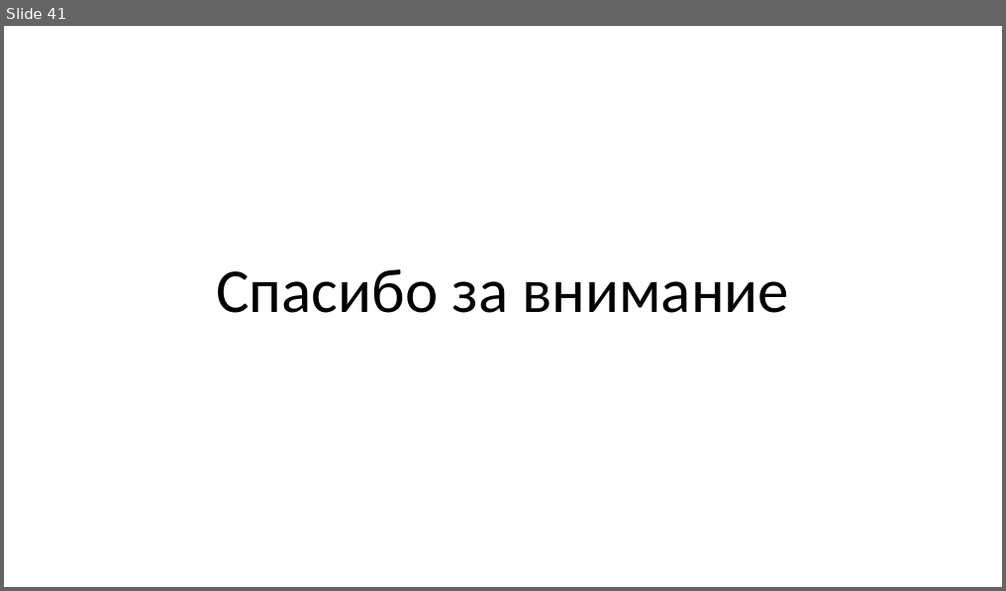
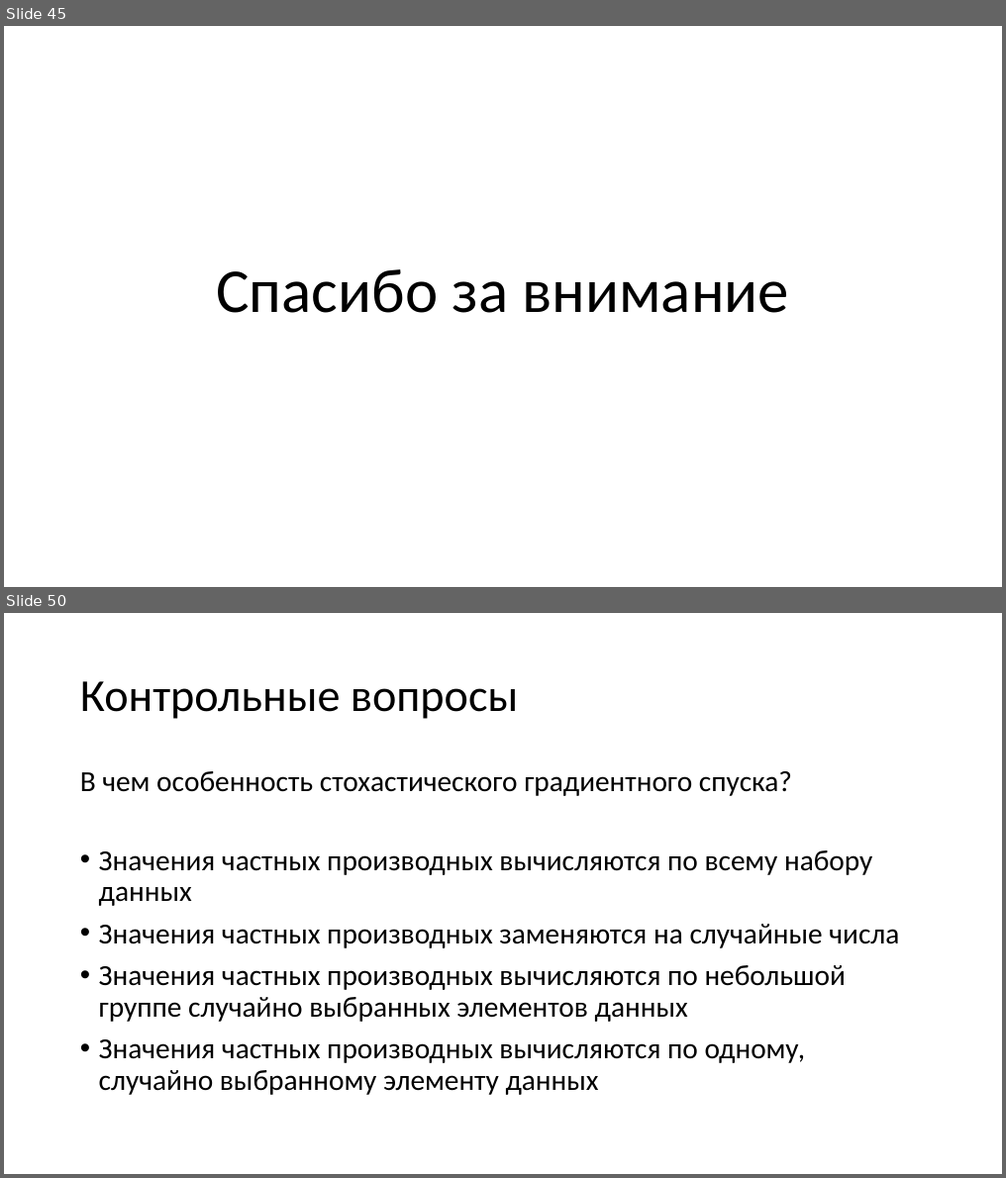
Before and after one commit to mosalov/AI_main_lectures, a slide deck: Лекция 4 21_10_2020.pptx. Shown one above the other, each under a label of ours: slide 41 before the commit, slides 45 and 50 after it; the slides between them are not shown. The pictures are 1006x591 and 1006x1178 pixels, drawn with LibreOffice and Linux fonts; fonts in the diff are those of the drawing. Boxes give left, top, right and bottom in pixels: in the first picture for what was removed or moved away, otherwise in the second. Text is boxed around its words. In the diff, an @@ line names an element or a change of style, - is before the commit and + after.

Commit message:
Финальная версия лекции №4
+ первые вопросы ко второму тесту.

```diff
--- a/Лекция 4 21_10_2020.pptx
+++ b/Лекция 4 21_10_2020.pptx
@@ slide 50 added at (x1=4, y1=613, x2=1002, y2=1174), background #FFFFFF @@
@@ title added at (x1=80, y1=681, x2=518, y2=719), 44 pt, text #000000 @@
+Контрольные вопросы
@@ text added at (x1=80, y1=771, x2=899, y2=1095), 28 pt, text #000000 @@
+В чем особенность стохастического градиентного спуска?
+• Значения частных производных вычисляются по всему набору данных
+• Значения частных производных заменяются на случайные числа
+• Значения частных производных вычисляются по небольшой группе случайно выбранных элементов данных
+• Значения частных производных вычисляются по одному, случайно выбранному элементу данных
@@ what was slide 41 is now slide 45 @@
```
Also in this commit, not shown: 2 slides changed, 12 other slides added, 1 slide removed, 2 other files.
